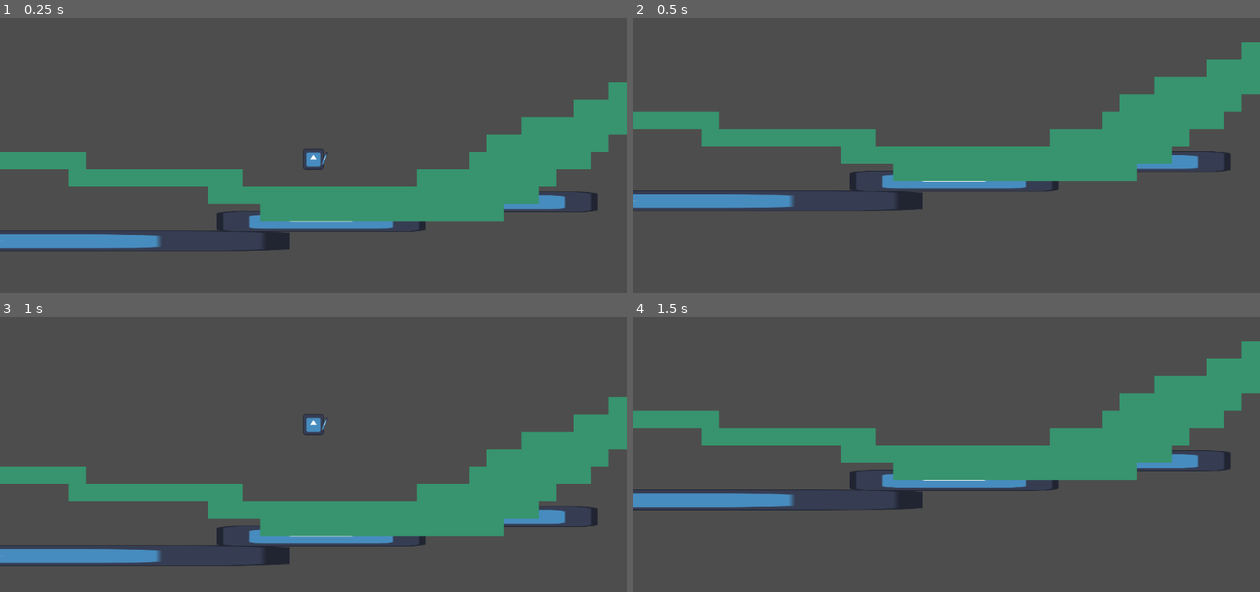
Above: before the commit, frames 1-4 (two rows, left to right).
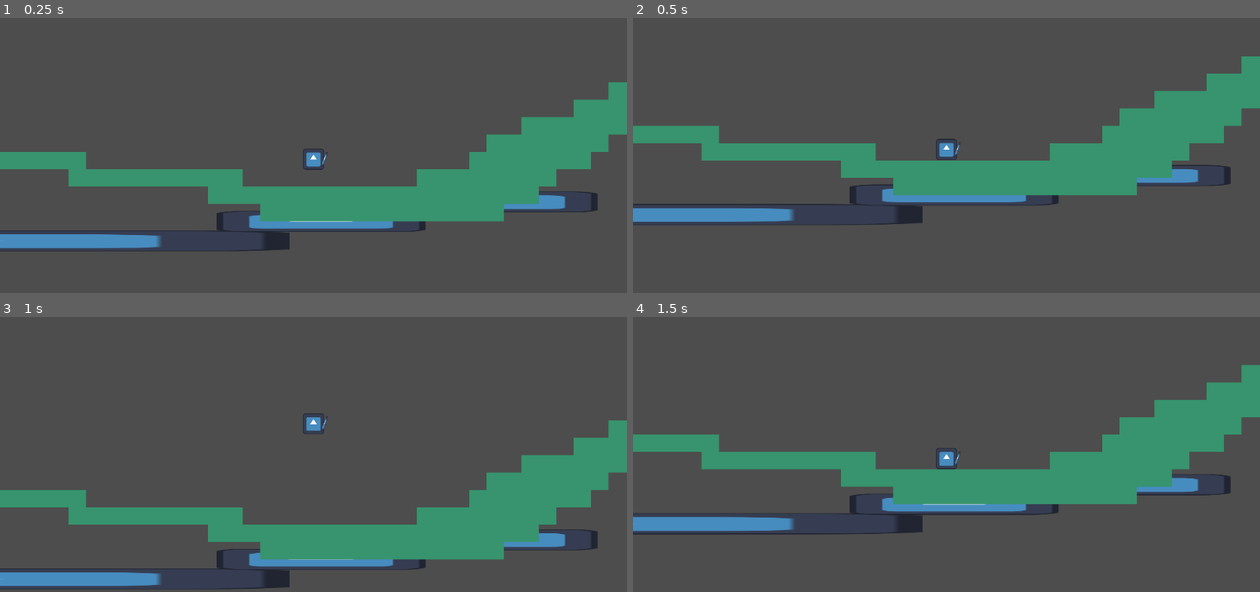
Above: after the commit, the same moments.

Repository: micro-47/whiteout
Game: Godot game, scene res://Scenes/TestScene.tscn
Two runs of this game, one before a commit and one after it. Both use one fixed random seed, a clock stepped at 60 frames per second and the inputs below. The engine's default icon, where the game draws it, is replaced by a stand-in: a white triangle on a blue panel in a dark square.
Inputs:
- Up to frame 1 (0.25 s): no input
- Up to frame 2 (0.5 s): no input
- Up to frame 3 (1 s): tap Enter (ui_accept) at 0.5, 0.77 s
- Up to frame 4 (1.5 s): no input

Frame 1 is identical in both runs. In frame 2, 15% of the frame differs, in the area x 0-100%, y 8-76%; in frame 3, 21%; in frame 4, 21%, in the area x 0-100%, y 8-80%.

Commit message:
fixed bug

Diff:
--- a/Assets/test.tres
+++ b/Assets/test.tres
@@ -5,11 +5,16 @@
 [sub_resource type="TileSetAtlasSource" id="TileSetAtlasSource_qm14o"]
 texture = ExtResource("1_5s7dx")
 0:0/0 = 0
+0:0/0/physics_layer_0/polygon_0/points = PackedVector2Array(-8, -8, 8, -8, 8, 8, -8, 8)
 1:0/0 = 0
+1:0/0/physics_layer_0/polygon_0/points = PackedVector2Array(-8, -8, 8, -8, 8, 8, -8, 8)
 2:0/0 = 0
 2:0/0/modulate = Color(0.922978, 0, 0.258551, 1)
+2:0/0/physics_layer_0/polygon_0/points = PackedVector2Array(-8, -8, 8, -8, 8, 8, -8, 8)
 3:0/0 = 0
+3:0/0/physics_layer_0/polygon_0/points = PackedVector2Array(-8, -8, 8, -8, 8, 8, -8, 8)
 4:0/0 = 0
+4:0/0/physics_layer_0/polygon_0/points = PackedVector2Array(-8, -8, 8, -8, 8, 8, -8, 8)
 
 [resource]
 physics_layer_0/collision_layer = 1
